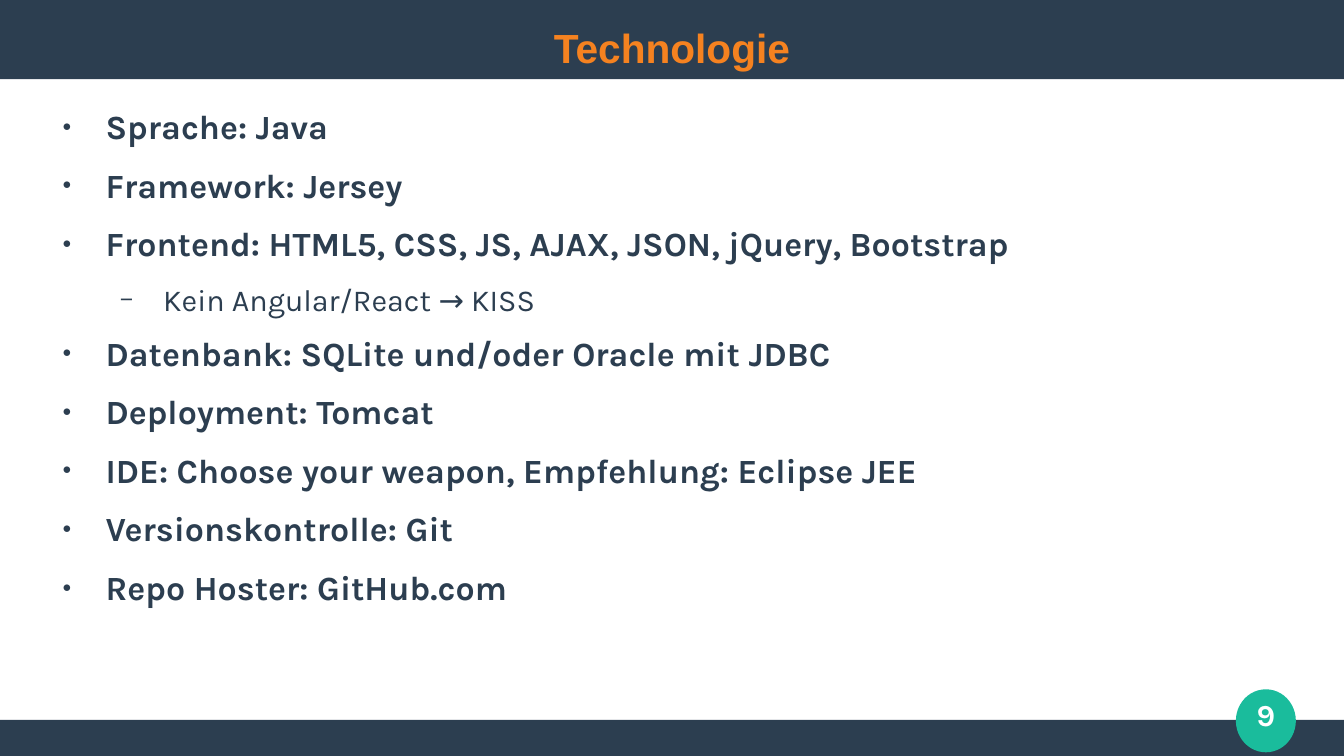
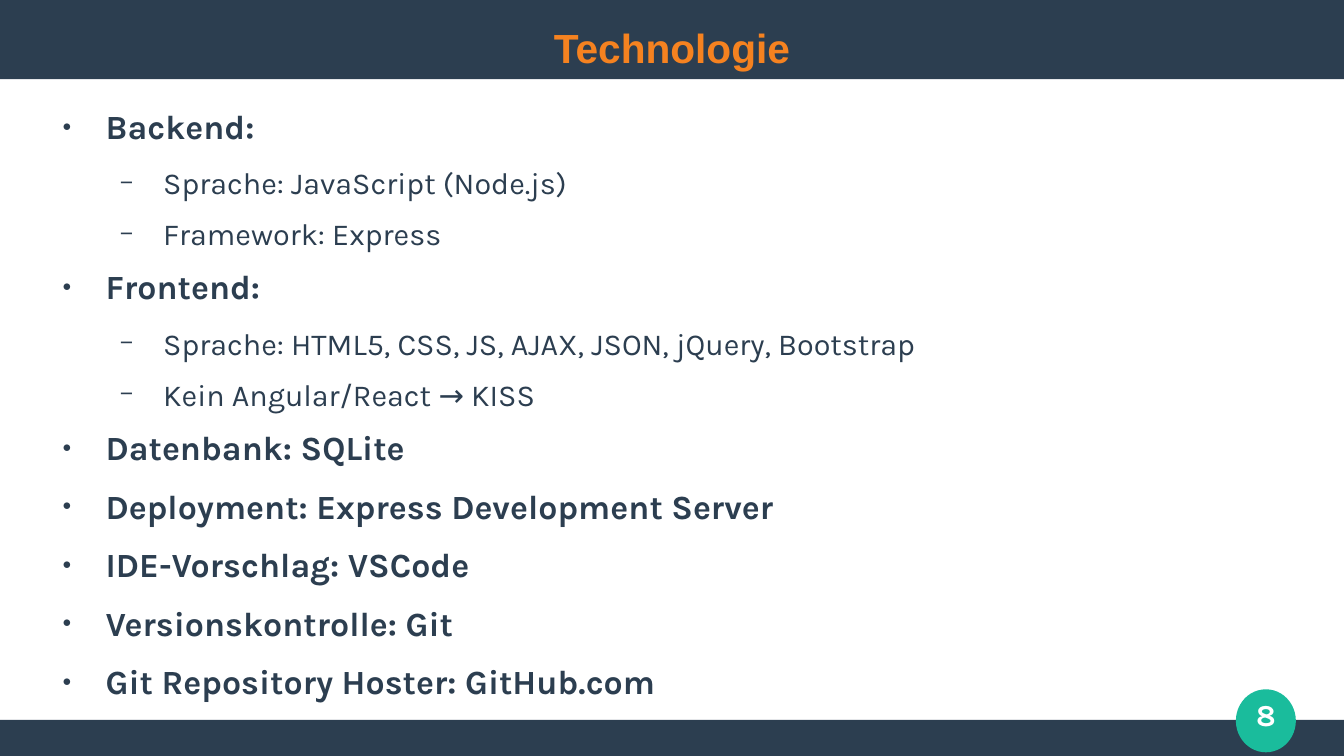
Before and after one commit to ghandmann/HS-AlbSig-WebAnwendungen2, a slide deck: slide 8 of Kapitel/00_Begruessung.odp (slide 9 before the commit). Drawn at 1344x756 pixels with LibreOffice and Linux fonts; fonts in the diff are those of the drawing. Boxes give left, top, right and bottom in pixels: in the first picture for what was removed or moved away, otherwise in the second. Text is boxed around its words. In the diff, an @@ line names an element or a change of style, - is before the commit and + after.

```diff
--- a/Kapitel/00_Begruessung.odp
+++ b/Kapitel/00_Begruessung.odp
@@ text at bbox=[106, 115, 915, 363]: text changed; size 20 to 18 pt; bold off @@
-● Sprache: Java
-● Framework: Jersey
-● Frontend: HTML5, CSS, JS, AJAX, JSON, jQuery, Bootstrap
+● Backend:
+  − Sprache: JavaScript (Node.js)
+  − Framework: Express
+● Frontend:
+  − Sprache: HTML5, CSS, JS, AJAX, JSON, jQuery, Bootstrap
@@ text at bbox=[106, 436, 773, 586]: text changed @@
-● Datenbank: SQLite und/oder Oracle mit JDBC
-● Deployment: Tomcat
-● IDE: Choose your weapon, Empfehlung: Eclipse JEE
+● Datenbank: SQLite
+● Deployment: Express Development Server
+● IDE-Vorschlag: VSCode
@@ text at bbox=[106, 670, 655, 703]: text changed @@
-● Repo Hoster: GitHub.com
+● Git Repository Hoster: GitHub.com
@@ page number at bbox=[1256, 706, 1276, 727]: text changed @@
-9
+8
```
Also in this commit, not shown: 2 other slides changed, 1 slide removed, 1 other file.
